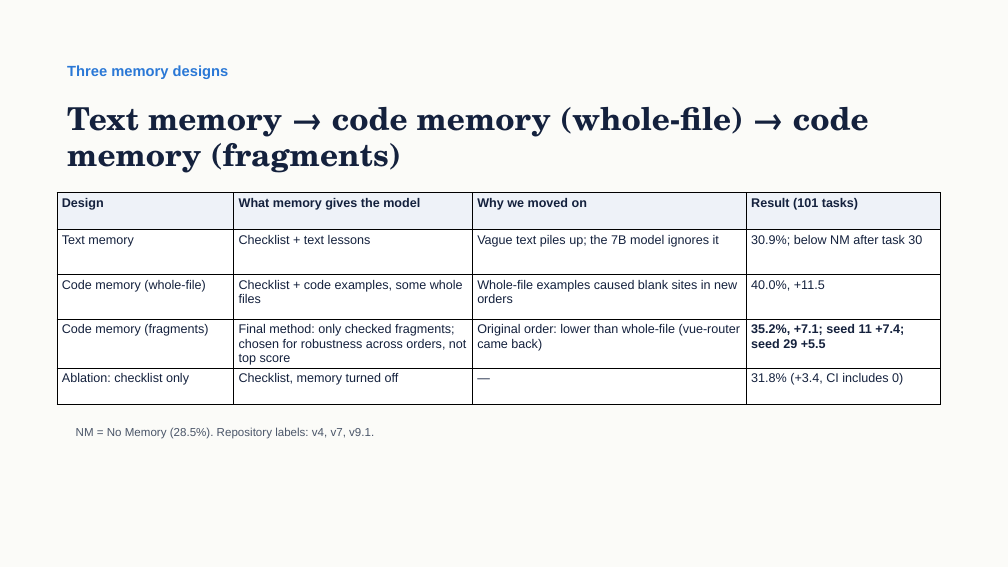
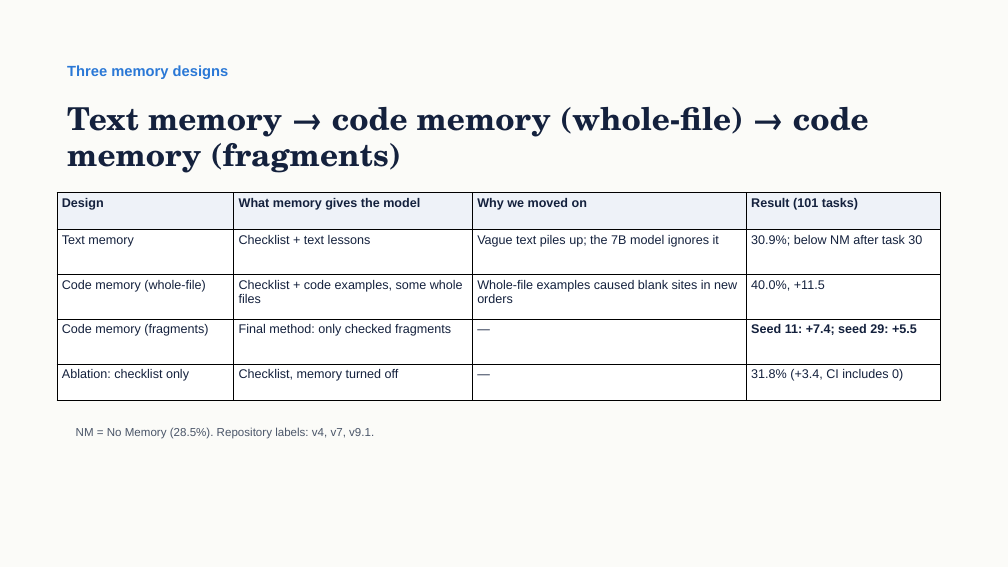
Before and after one commit to qiaopan/WebGen-Bench, a slide deck: slide 11 of docs/reports/group_meeting_deck_2026-10-16-en-v11/V11-Long-term memory for a small website generator.pptx. Drawn at 1008x567 pixels with LibreOffice and Linux fonts; fonts in the diff are those of the drawing. Boxes give left, top, right and bottom in pixels: in the first picture for what was removed or moved away, otherwise in the second. Text is boxed around its words. In the diff, an @@ line names an element or a change of style, - is before the commit and + after.

```diff
--- a/docs/reports/group_meeting_deck_2026-10-16-en-v11/V11-Long-term memory for a small website generator.pptx
+++ b/docs/reports/group_meeting_deck_2026-10-16-en-v11/V11-Long-term memory for a small website generator.pptx
@@ table at (57,193,941,401) @@
-row 4: Code memory (fragments) | Final method: only checked fragments; chosen for robustness across orders, not top score | Original order: lower than whole-file (vue-router came back) | 35.2%, +7.1; seed 11 +7.4; seed 29 +5.5
+row 4: Code memory (fragments) | Final method: only checked fragments | — | Seed 11: +7.4; seed 29: +5.5
```
Also in this commit, not shown: 5 other slides changed, 2 other files.
